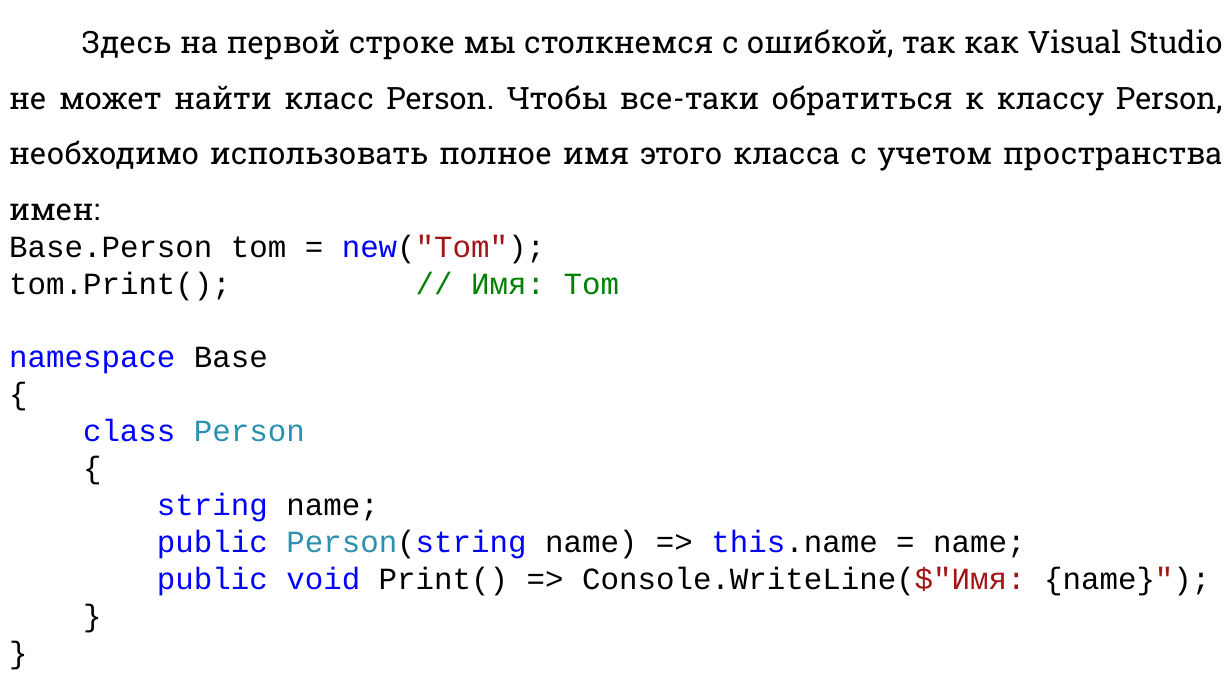
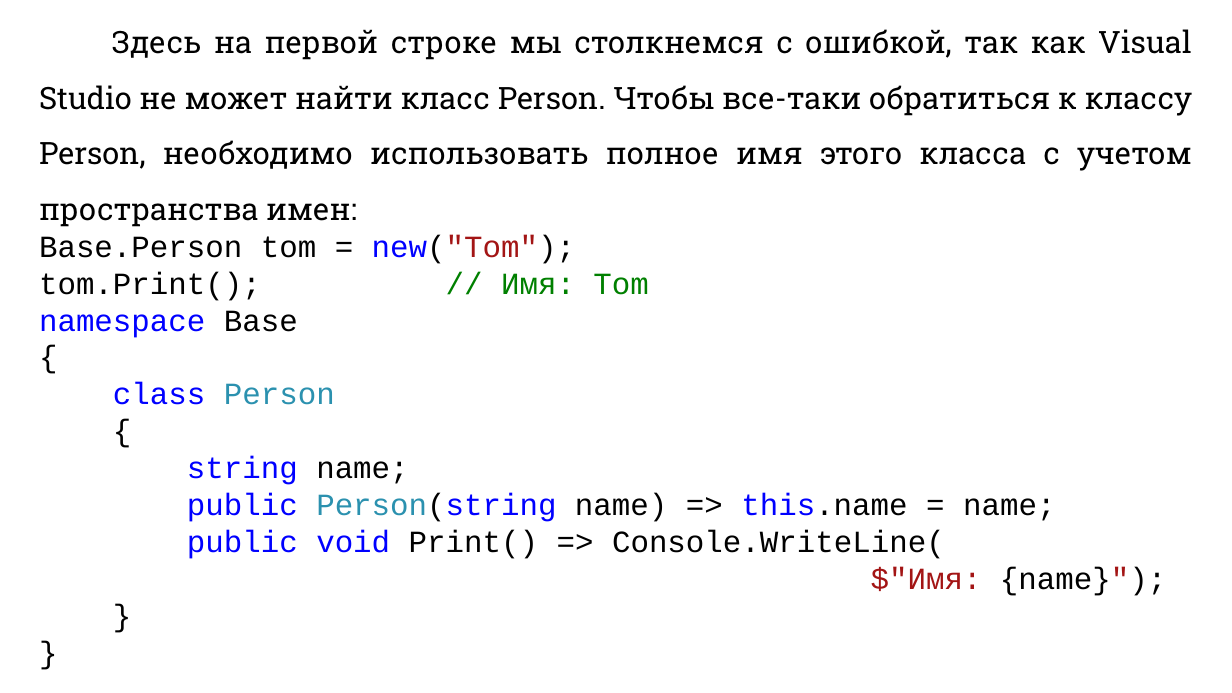
Before and after one commit to DaniilKlyukin/ITiP-1, a slide deck: slide 38 of Лекции/ИТиП лек 6 (практическая 3).pptx (slide 39 before the commit). Drawn at 1232x693 pixels with LibreOffice and Linux fonts; fonts in the diff are those of the drawing. Boxes give left, top, right and bottom in pixels: in the first picture for what was removed or moved away, otherwise in the second. Text is boxed around its words. In the diff, an @@ line names an element or a change of style, - is before the commit and + after.

```diff
--- a/Лекции/ИТиП лек 6 (практическая 3).pptx
+++ b/Лекции/ИТиП лек 6 (практическая 3).pptx
@@ text "Здесь на первой строке мы ...": place and size @@
-text "Здесь на первой строке мы ..." at [9,29,1223,596]
+text "Здесь на первой строке мы ..." at [39,29,1192,596]
@@ text at [187,530,1166,596]: text changed @@
-public void Print() => Console.WriteLine($"Имя: {name}");
+public void Print() => Console.WriteLine(
+$"Имя: {name}");
```
Also in this commit, not shown: 20 other slides changed, 1 slide removed, 1 other file.
